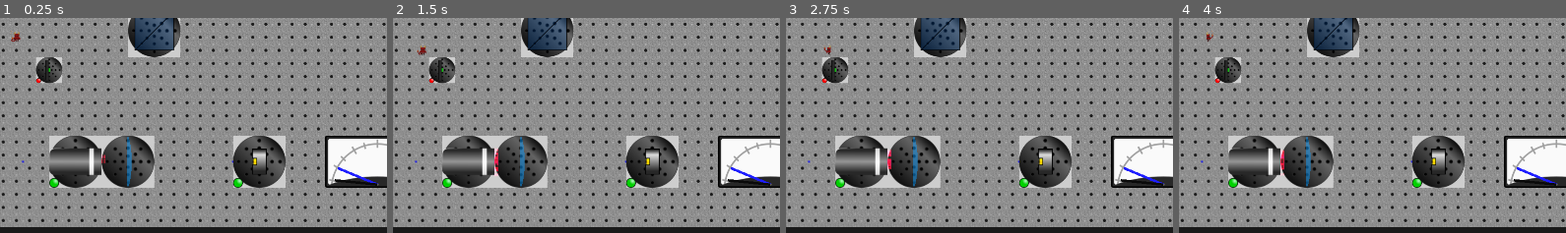
Above: before the commit, frames 1-4 (left to right).
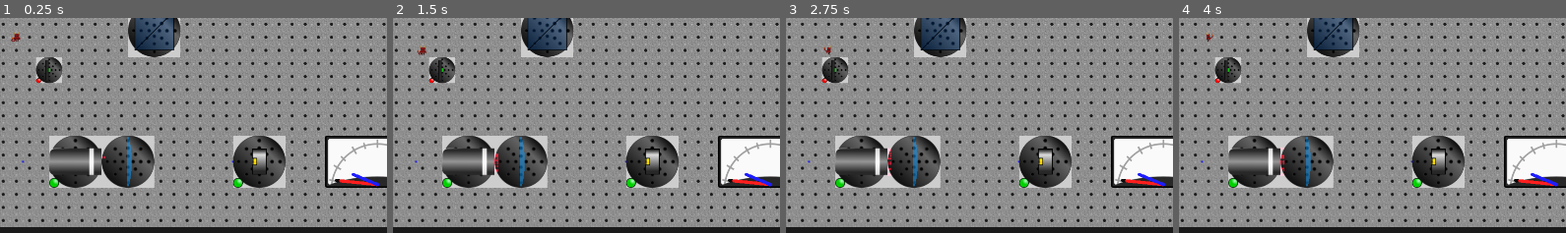
Above: after the commit, the same moments.

Repository: mbapplegate/maxwellDemon
Game: Godot game, scene res://worlds/test_world.tscn
Two runs of this game, one before a commit and one after it. Both use one fixed random seed, a clock stepped at 60 frames per second and the inputs below. The project has no main scene, so this scene is started directly.
Inputs:
- Up to frame 1 (0.25 s): no input
- Up to frame 2 (1.5 s): tap Enter at 0.5 s; hold Right (right) 0.53-1.28 s; hold Shift (pull) 0.53-1.28 s; tap Space (toggleEnergize) at 1.25 s; hold Down (down) from 1.28 s (still down); tap Q (rotateCCW) at 1.35 s
- Up to frame 3 (2.75 s): tap Enter at 2 s; release Down (down) at 2.03 s; hold Right (right) from 2.03 s (still down); hold E (rotateCW) from 2.03 s (still down)
- Up to frame 4 (4 s): tap Space (toggleEnergize) at 2.75, 2.85 s; release Right (right) at 2.78 s; release E (rotateCW) at 2.78 s; hold Up (up) 2.78-3.53 s; tap Enter at 3.5 s; hold Left (left) from 3.53 s (still down); hold Shift (pull) from 3.53 s (still down)
The pictures show only the part of the screen within x 8-58%, y 50-100%; the shares and areas given below are measured in that part.

The runs differ from the first frame. In frame 1, 0.3% of the frame differs, in the area x 26-98%, y 63-79%; in frame 2, 0.4%, in the area x 26-98%, y 60-79%; in frame 3, 0.4%; in frame 4, 0.4%.

Commit message:
Changed length and capping of meter arms

Diff:
--- a/scenes/DetectorMeterAnalog/detector_meter.gd
+++ b/scenes/DetectorMeterAnalog/detector_meter.gd
@@ -3,7 +3,9 @@
 const NUM_STEPS = 256
 const MIN_THETA =-PI+.1
 const MAX_THETA = -.1
-const LINE_LENGTH = 105
+const CURR_LINE_LENGTH = 100
+const AVG_LINE_LENGTH = 90
+const GOAL_LINE_LENGTH = 64
 const LINE_ORIGIN = Vector2(0,56)
 const NUM_POINTS_TO_AVG = 10
 
@@ -30,17 +32,17 @@
 
 	powerArray.resize(NUM_POINTS_TO_AVG)
 	powerArray.fill(0.0)
-	currLine.set_point_position(1,_getPointLocation(minPower))
-	avgLine.set_point_position(1,_getPointLocation(minPower))
-	goalLine.set_point_position(1,_getPointLocation(goalPower))
+	currLine.set_point_position(1,LINE_ORIGIN+CURR_LINE_LENGTH*_getPointDirection(minPower))
+	avgLine.set_point_position(1,LINE_ORIGIN+AVG_LINE_LENGTH*_getPointDirection(minPower))
+	goalLine.set_point_position(1,LINE_ORIGIN+GOAL_LINE_LENGTH*_getPointDirection(goalPower))
 	timer.wait_time = integrationTime
 
 
-func _getPointLocation(currPower) -> Vector2:
+func _getPointDirection(currPower) -> Vector2:
 	var proportion = (currPower-minPower)/(maxPower-minPower)
 	var angle = proportion * (MAX_THETA-MIN_THETA) + MIN_THETA
 	angle = min(MAX_THETA,max(MIN_THETA,angle))
-	return LINE_ORIGIN+Vector2(LINE_LENGTH*cos(angle),LINE_LENGTH*sin(angle))
+	return Vector2(cos(angle),sin(angle)).normalized()
 
 func _getArrayAvg():
 	var sum = 0.0
@@ -57,8 +59,8 @@
 	if (arrayIndex == NUM_POINTS_TO_AVG):
 		arrayIndex = 0
 	var currentAvg = _getArrayAvg()
-	currLine.set_point_position(1,_getPointLocation(currentEnergy))
-	avgLine.set_point_position(1,_getPointLocation(currentAvg))
+	currLine.set_point_position(1,LINE_ORIGIN + CURR_LINE_LENGTH*_getPointDirection(currentEnergy))
+	avgLine.set_point_position(1,LINE_ORIGIN+AVG_LINE_LENGTH*_getPointDirection(currentAvg))
 	currentEnergy = 0.0
 	if currentAvg >= goalPower:
 		light.texture = load("res://scenes/DetectorMeterAnalog/indicatorLight_256px_ON.png")
--- a/scenes/DetectorMeterAnalog/detector_meter.tscn
+++ b/scenes/DetectorMeterAnalog/detector_meter.tscn
@@ -20,20 +20,26 @@
 [node name="meterSprite" type="Sprite2D" parent="."]
 texture = ExtResource("2_nbrkn")
 
-[node name="goalLine" type="Line2D" parent="."]
-points = PackedVector2Array(0, 56, 100, 32)
-width = 6.0
-default_color = Color(0.117647, 0.117647, 1, 1)
+[node name="currentPowerLine" type="Line2D" parent="."]
+points = PackedVector2Array(0, 56, -56, 32)
+width = 8.0
+default_color = Color(0.0392157, 0.0392157, 0.0392157, 1)
+begin_cap_mode = 2
+end_cap_mode = 2
 
 [node name="averagePowerLine" type="Line2D" parent="."]
 points = PackedVector2Array(0, 56, 0, -26)
-width = 6.0
+width = 8.0
 default_color = Color(1, 0.117647, 0.117647, 1)
+begin_cap_mode = 2
+end_cap_mode = 2
 
-[node name="currentPowerLine" type="Line2D" parent="."]
-points = PackedVector2Array(0, 56, -56, 32)
-width = 6.0
-default_color = Color(0.0392157, 0.0392157, 0.0392157, 1)
+[node name="goalLine" type="Line2D" parent="."]
+points = PackedVector2Array(0, 56, 100, 32)
+width = 8.0
+default_color = Color(0.117647, 0.117647, 1, 1)
+begin_cap_mode = 2
+end_cap_mode = 2
 
 [node name="Timer" type="Timer" parent="."]
 autostart = true
--- a/worlds/test_world.tscn
+++ b/worlds/test_world.tscn
@@ -65,7 +65,7 @@
 
 [node name="LaserSource" parent="." instance=ExtResource("8_a3hu6")]
 position = Vector2(341, 895)
-numRaysPerTimeout = 5
+numRaysPerTimeout = 2
 rayColor = Vector3(1, 0, 0.1)
 isEnergized = true
 
